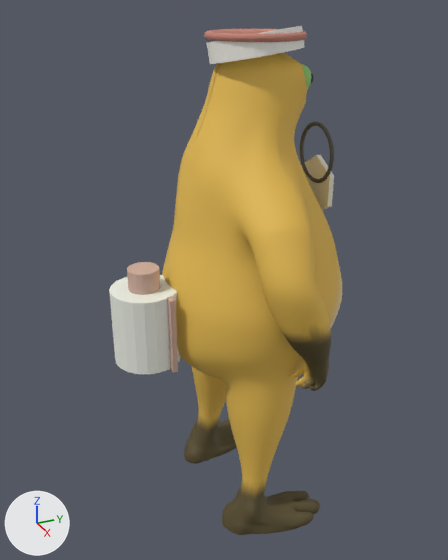
What one commit did to the Blender file naiwaRA/assets/milkfrog_no13.blend.
One viewpoint serves both versions: a 50 mm lens placed at (1.984, -1.007, 2.004), pointed at (-0.024, -0.104, 1.001). Every picture has the same lights, and +X, +Y and +Z are marked at lower left. The first picture is the older version.

Script lines for the objects in view, before the commit:
```python
ob_milkfrog_no13_body = bpy.data.objects.new('MilkFrog_NO13_Body', me_球体_002)
ob_milkfrog_no13_body.location = (-1.458, 0.0, 0.0)
ob_no13_cap = bpy.data.objects.new('NO13_Cap', me_cylinder)
ob_no13_cap.location = (0.02, -0.01, 1.858)
ob_no13_cap.rotation_euler = (0.105, -0.14, 0.175)  # degrees (6, -8, 10)
ob_no13_caprim = bpy.data.objects.new('NO13_CapRim', me_torus)
ob_no13_caprim.location = (0.02, -0.01, 1.888)
ob_no13_packbottle = bpy.data.objects.new('NO13_PackBottle', me_cylinder_002)
ob_no13_packbottle.location = (0.0, -0.433, 0.895)
ob_no13_packnipple = bpy.data.objects.new('NO13_PackNipple', me_cylinder_003)
ob_no13_packnipple.location = (0.0, -0.433, 1.079)
ob_no13_packstrap = bpy.data.objects.new('NO13_PackStrap', me_cube)
ob_no13_packstrap.location = (0.126, -0.375, 0.895)
ob_no13_tag = bpy.data.objects.new('NO13_Tag', me_cylinder_001)
ob_no13_tag.location = (0.0, 0.276, 1.343)
ob_no13_tag.rotation_euler = (1.571, 0.0, 0.0)  # degrees (90, 0, 0)
ob_no13_tagcord = bpy.data.objects.new('NO13_TagCord', me_torus_001)
ob_no13_tagcord.location = (0.0, 0.266, 1.469)
ob_no13_tagcord.rotation_euler = (1.571, 0.0, 0.0)  # degrees (90, 0, 0)
```
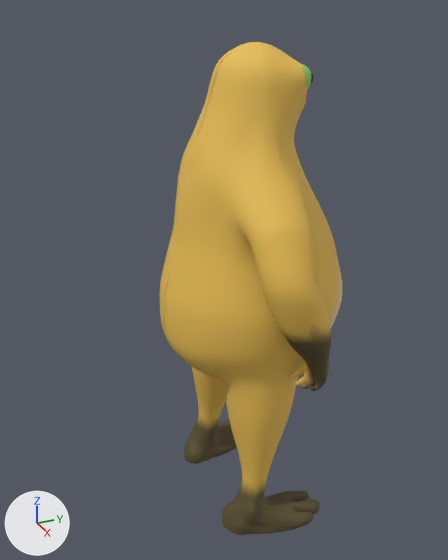
What differs and where, as boxes (x1, y1, x2, y2) in the pictures (448 x 560 px):
'NO13_PackBottle', deleted: before (109, 275, 180, 374)
'NO13_Cap', deleted: before (207, 26, 305, 64)
'NO13_CapRim', deleted (pink): before (204, 29, 307, 42)
'NO13_PackNipple', deleted (beige): before (127, 262, 160, 295)
'NO13_Tag', deleted: before (302, 155, 334, 210)
'NO13_PackStrap', deleted (beige): before (167, 296, 178, 372)
'NO13_TagCord', deleted: before (300, 121, 334, 183)

The change, as a list of edits to the scene's bpy script:
```text
Remove ob_no13_cap:
    ob_no13_cap = bpy.data.objects.new('NO13_Cap', me_cylinder)
    ob_no13_cap.location = (0.02, -0.01, 1.858)
    ob_no13_cap.rotation_euler = (0.105, -0.14, 0.175)  # degrees (6, -8, 10)
Remove ob_no13_caprim:
    ob_no13_caprim = bpy.data.objects.new('NO13_CapRim', me_torus)
    ob_no13_caprim.location = (0.02, -0.01, 1.888)
Remove ob_no13_tag:
    ob_no13_tag = bpy.data.objects.new('NO13_Tag', me_cylinder_001)
    ob_no13_tag.location = (0.0, 0.276, 1.343)
    ob_no13_tag.rotation_euler = (1.571, 0.0, 0.0)  # degrees (90, 0, 0)
Remove ob_no13_tagcord:
    ob_no13_tagcord = bpy.data.objects.new('NO13_TagCord', me_torus_001)
    ob_no13_tagcord.location = (0.0, 0.266, 1.469)
    ob_no13_tagcord.rotation_euler = (1.571, 0.0, 0.0)  # degrees (90, 0, 0)
Remove ob_no13_packbottle:
    ob_no13_packbottle = bpy.data.objects.new('NO13_PackBottle', me_cylinder_002)
    ob_no13_packbottle.location = (0.0, -0.433, 0.895)
Remove ob_no13_packnipple:
    ob_no13_packnipple = bpy.data.objects.new('NO13_PackNipple', me_cylinder_003)
    ob_no13_packnipple.location = (0.0, -0.433, 1.079)
Remove ob_no13_packstrap:
    ob_no13_packstrap = bpy.data.objects.new('NO13_PackStrap', me_cube)
    ob_no13_packstrap.location = (0.126, -0.375, 0.895)
```
